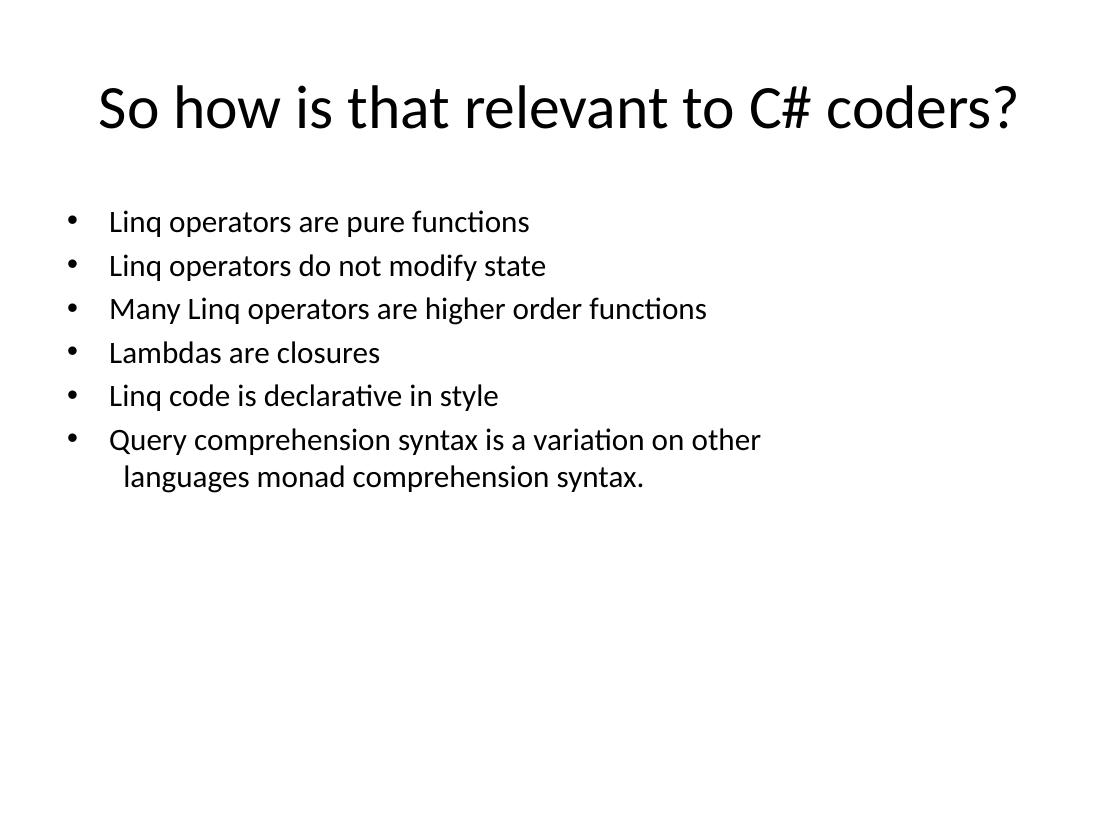
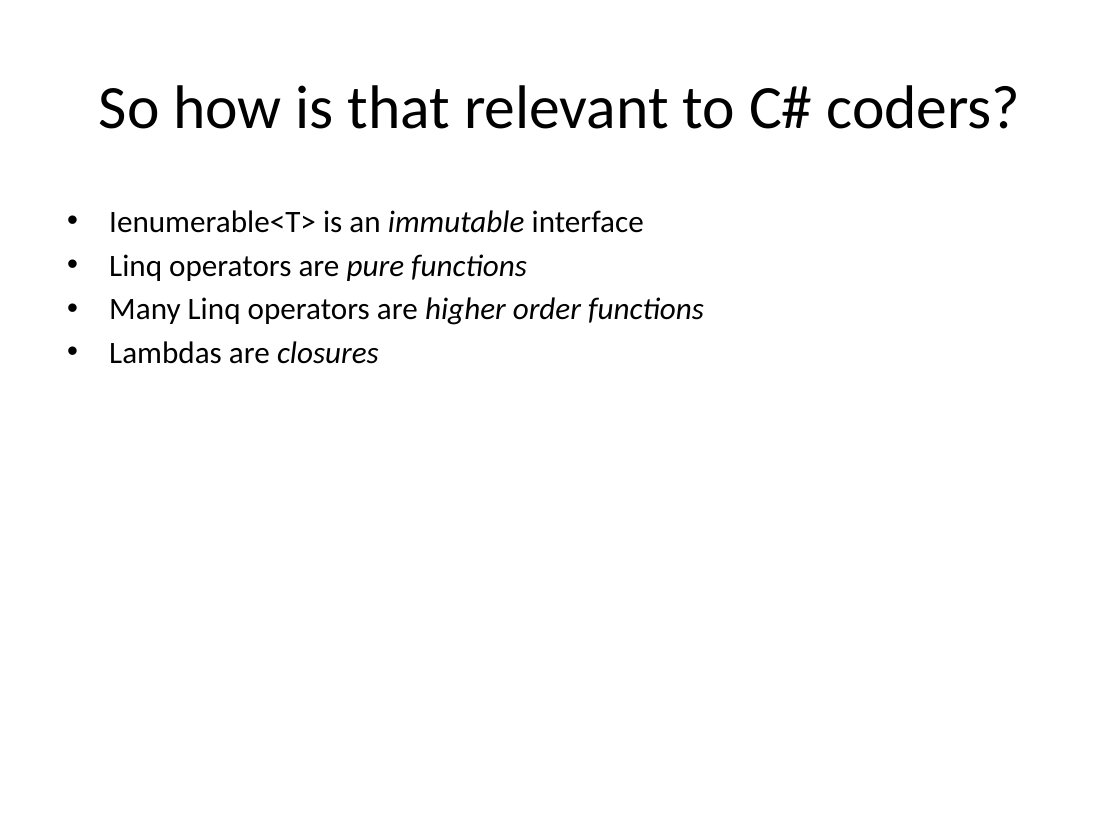
Before and after one commit to mlidbom/CSharpElevate, a slide deck: slide 4 of CSharp3.pptx. Drawn at 1120x840 pixels with LibreOffice and Linux fonts; fonts in the diff are those of the drawing. Boxes give left, top, right and bottom in pixels: in the first picture for what was removed or moved away, otherwise in the second. Text is boxed around its words. In the diff, an @@ line names an element or a change of style, - is before the commit and + after.

```diff
--- a/CSharp3.pptx
+++ b/CSharp3.pptx
@@ text at [109, 210, 644, 233]: paragraph added @@
+• Ienumerable<T> is an immutable interface
@@ text at [109, 254, 546, 281]: paragraph removed @@
-• Linq operators do not modify state
@@ text at [109, 254, 704, 364]: italic on in "pure functions", "higher order functions", "closures" @@
@@ text at [109, 384, 762, 493]: paragraphs removed @@
-• Linq code is declarative in style
-• Query comprehension syntax is a variation on other
-  languages monad comprehension syntax.
```
Also in this commit, not shown: 3 other slides changed.
